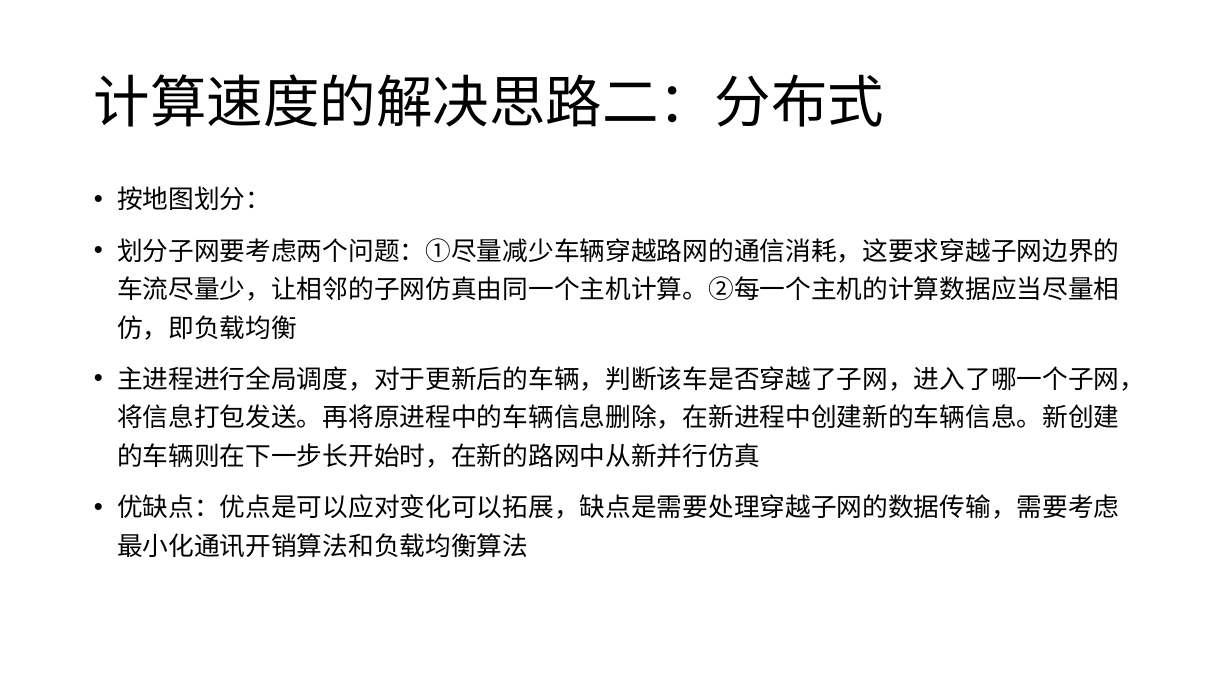
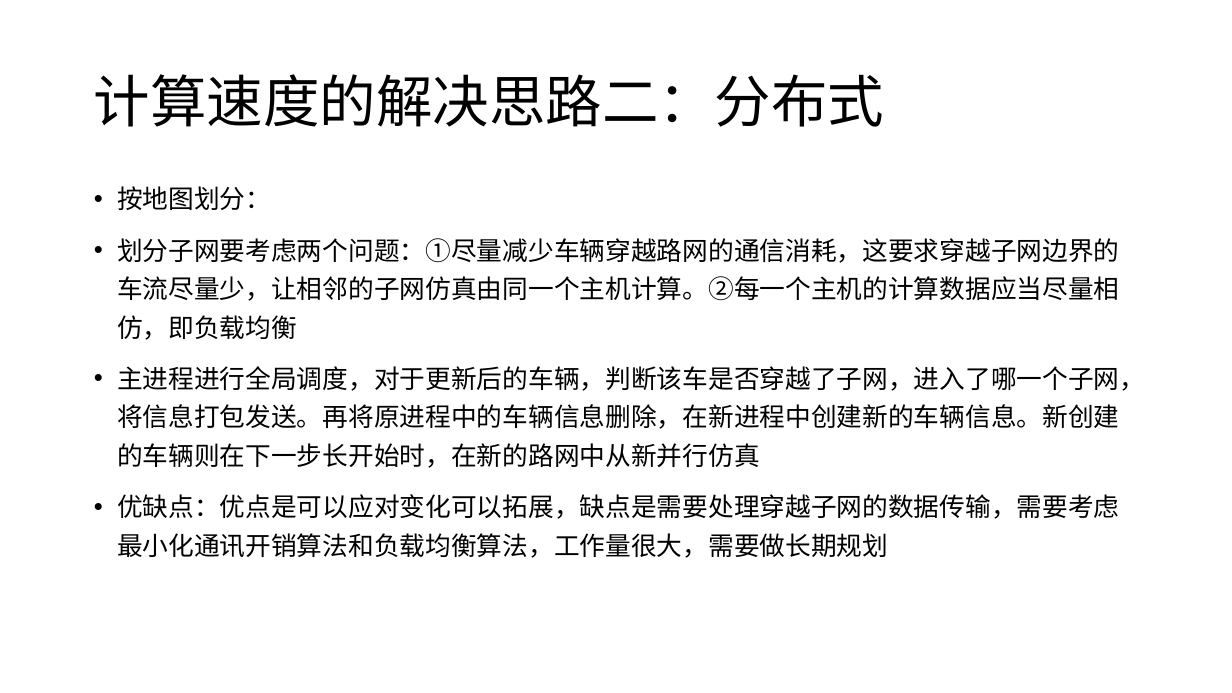
Before and after one commit to pangliangzju/sucsoft-lzjt, a slide deck: slide 5 of 计算速度的解决思路.pptx. Drawn at 1232x693 pixels with LibreOffice and Linux fonts; fonts in the diff are those of the drawing. Boxes give left, top, right and bottom in pixels: in the first picture for what was removed or moved away, otherwise in the second. Text is boxed around its words. In the diff, an @@ line names an element or a change of style, - is before the commit and + after.

```diff
--- a/计算速度的解决思路.pptx
+++ b/计算速度的解决思路.pptx
@@ text at (117,494,1120,558): text changed @@
-• 优缺点：优点是可以应对变化可以拓展，缺点是需要处理穿越子网的数据传输，需要考虑最小化通讯开销算法和负载均衡算法
+• 优缺点：优点是可以应对变化可以拓展，缺点是需要处理穿越子网的数据传输，需要考虑最小化通讯开销算法和负载均衡算法，工作量很大，需要做长期规划
```
Also in this commit, not shown: 1 other slide changed, 2 other files.
